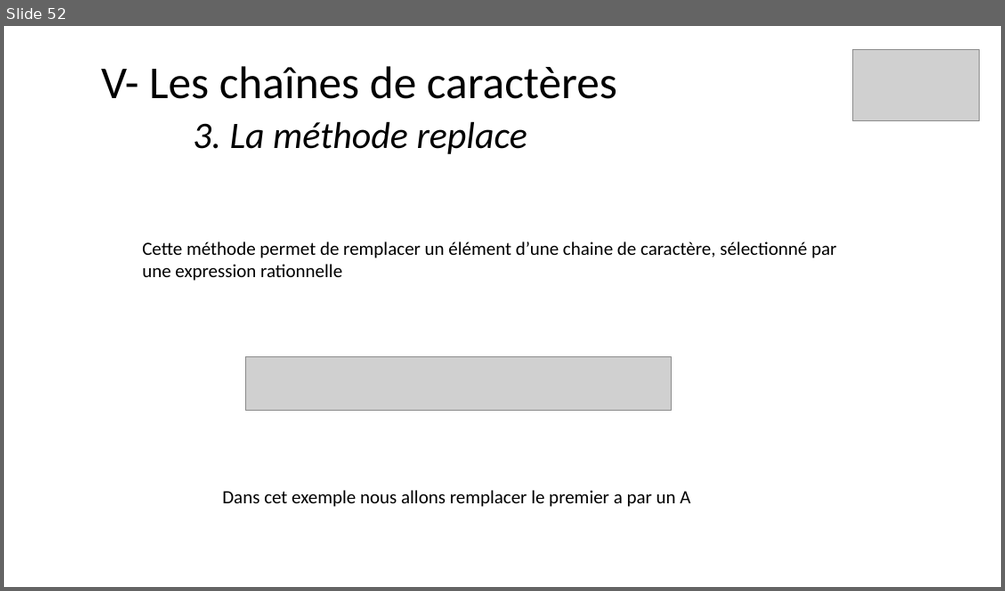
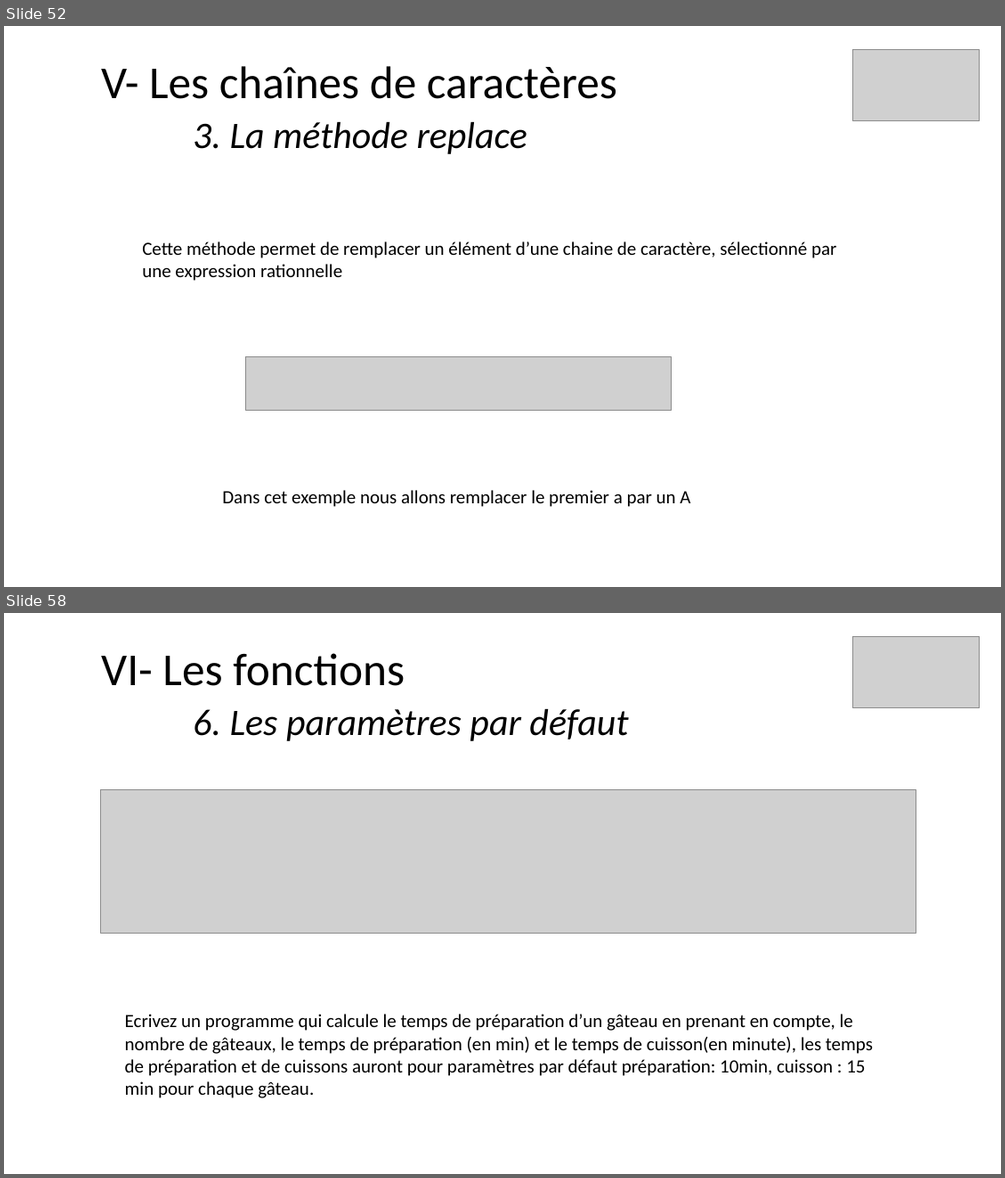
Before and after one commit to ArMb57/JavaScript, a slide deck: cours.pptx. Shown one above the other, each under a label of ours: slide 52 before the commit, slides 52 and 58 after it; the slides between them are not shown. The pictures are 1005x591 and 1005x1178 pixels, drawn with LibreOffice and Linux fonts; fonts in the diff are those of the drawing; grey boxes stand for pictures. Boxes give left, top, right and bottom in pixels: in the first picture for what was removed or moved away, otherwise in the second. Text is boxed around its words. In the diff, an @@ line names an element or a change of style, - is before the commit and + after.

Commit message:
Les fonctions

```diff
--- a/cours.pptx
+++ b/cours.pptx
@@ slide 58 added at <box>4,613,1001,1174</box>, background #FFFFFF @@
@@ picture added at <box>853,636,979,708</box> @@
@@ title added at <box>101,653,628,741</box>, 36 pt, text #000000, italic @@
+VI- Les fonctions
+6. Les paramètres par défaut
@@ picture added at <box>101,790,916,933</box> @@
@@ text added at <box>125,1013,873,1098</box>, 18 pt, text #000000 @@
+Ecrivez un programme qui calcule le temps de préparation d’un gâteau en prenant en compte, le nombre de gâteaux, le temps de préparation (en min) et le temps de cuisson(en minute), les temps de préparation et de cuissons auront pour paramètres par défaut préparation: 10min, cuisson : 15 min pour chaque gâteau.
```
Also in this commit, not shown: 1 slide changed, 13 other slides added, 3 other files.
